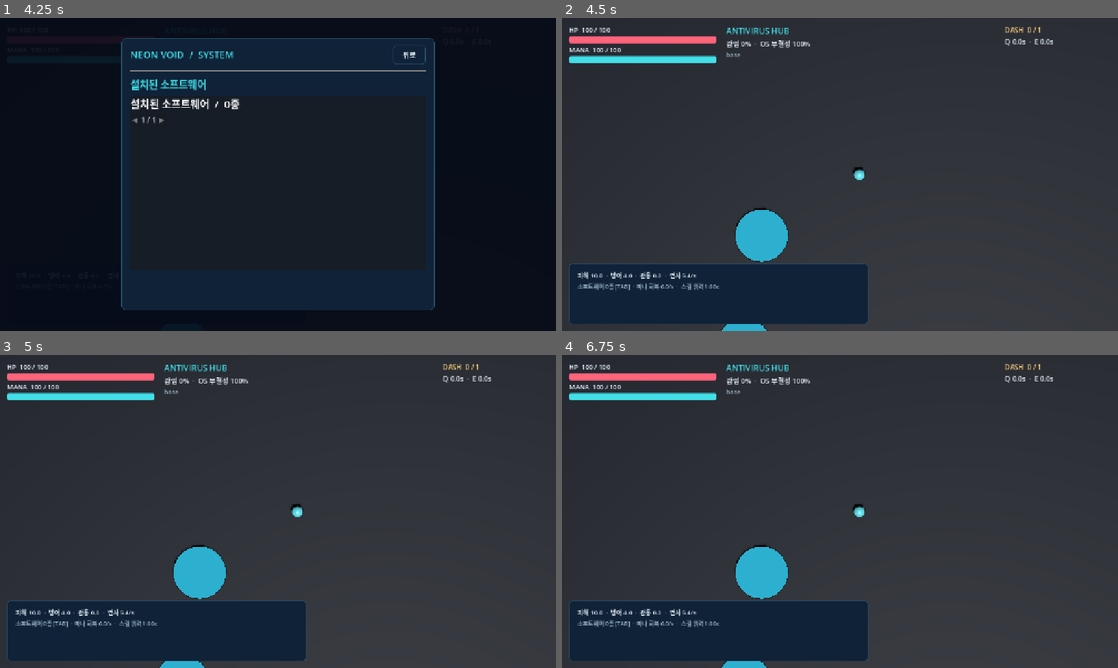
Above: before the commit, frames 1-4 (two rows, left to right).
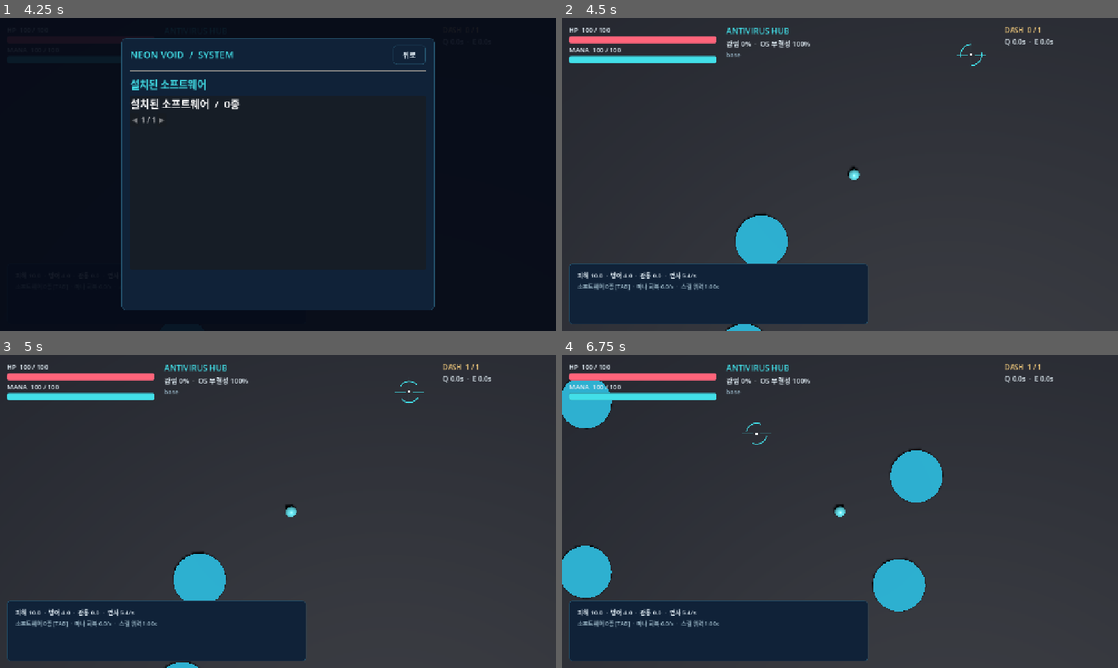
Above: after the commit, the same moments.

Repository: tharu8813/Neon-Void
Game: Godot game, scene res://scenes/main.tscn
The game is run twice, just before and just after one commit, with the same random seed, the same clock (stepped at 60 frames per second) and the same inputs.
Inputs (mouse positions are in pixels of both pictures, inside the frame that each line leads up to):
- Up to frame 1 (4.25 s): tap Enter at 0.5 s; move the mouse to (400, 158) at 0.52 s; hold D 0.53-1.28 s; hold Q 0.53-1.28 s; tap Space at 0.77, 1.52, 3.02, 3.77 s; move the mouse to (166, 190) at 1.27 s; hold S 1.28-2.03 s; tap E at 1.35 s; move the mouse to (333, 105) at 2.02 s; hold D 2.03-2.78 s; hold R 2.03-2.78 s; move the mouse to (250, 237) at 2.77 s; hold W 2.78-3.53 s; tap Shift at 2.85 s; move the mouse to (444, 221) at 3.52 s; hold A from 3.53 s (still down); tap Tab at 3.6 s
- Up to frame 2 (4.5 s): release A at 4.25 s; click "뒤로" at 4.25 s
- Up to frame 3 (5 s): no input
- Up to frame 4 (6.75 s): tap Space at 5, 5.27 s; move the mouse to (673, 464) at 5.02 s; hold A 5.03-5.78 s; tap Enter at 5.1 s; move the mouse to (867, 511) at 5.77 s; hold S 5.78-6.53 s; tap Keypad Enter at 5.85 s; move the mouse to (756, 433) at 6.52 s; hold D from 6.53 s (still down); tap F at 6.6 s

Frame 1 is identical in both runs. In frame 2, 0.5% of the frame differs, in the area x 28-77%, y 8-100%; in frame 3, 0.6%; in frame 4, 6.3%, in the area x 0-85%, y 2-100%.

Commit message:
feat(godot): wire base modal dismissal, safe import and return-to-base UI

Diff:
--- a/godot/scripts/ui/ui_shell.gd
+++ b/godot/scripts/ui/ui_shell.gd
@@ -6,6 +6,7 @@
 signal software_card_requested(index: int)
 signal pause_requested
 signal resume_requested
+signal menu_dismissed
 
 const Hud = preload("res://scripts/ui/neon_hud.gd")
 const Menu = preload("res://scripts/ui/neon_menu.gd")
@@ -86,6 +87,7 @@
 
 func _on_menu_closed() -> void:
 	_update_cursor()
+	menu_dismissed.emit()
 
 func _update_cursor() -> void:
 	if _cursor == null:
